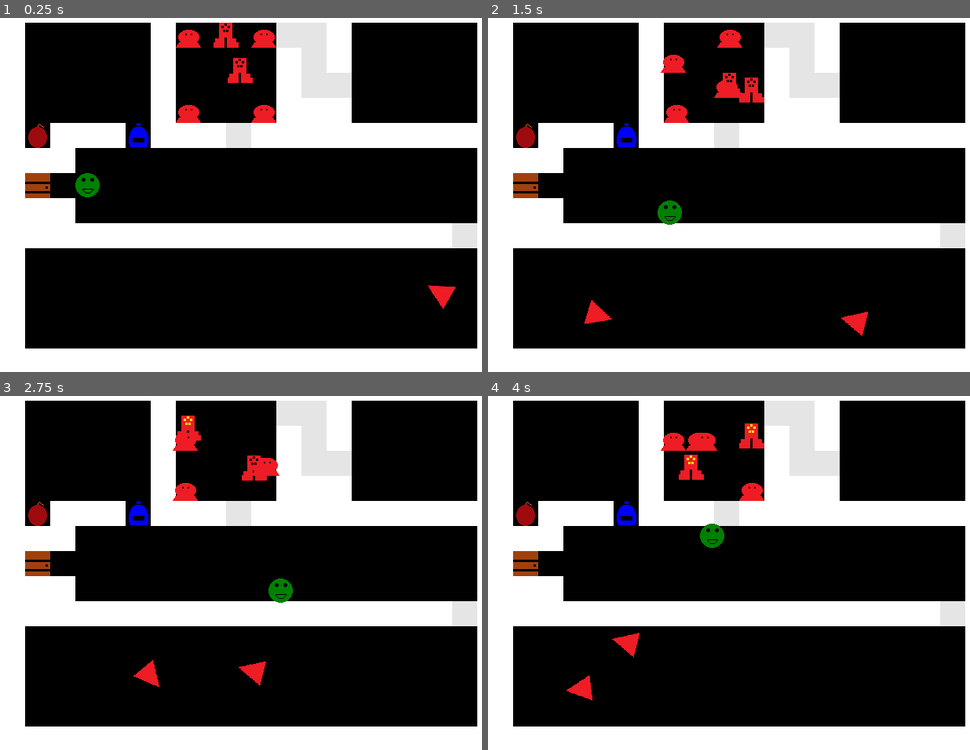
Above: before the commit, frames 1-4 (two rows, left to right).
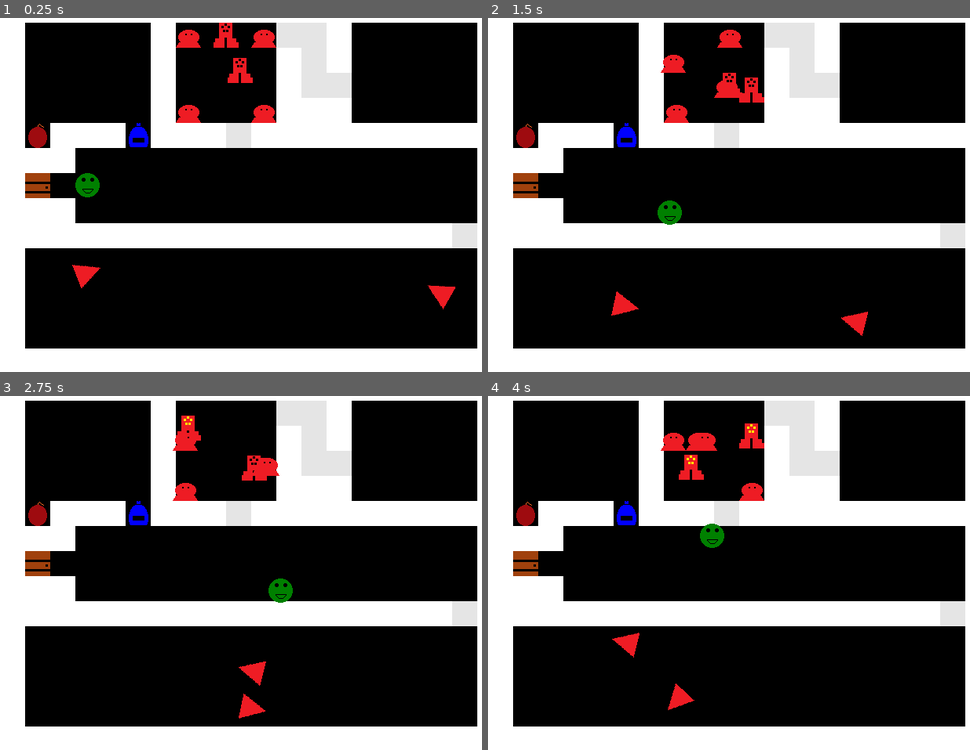
Above: after the commit, the same moments.

Repository: andOlga/game-off-2024
Game: Godot game, scene res://rooms/r4.tscn
Two runs of this game, one before a commit and one after it. Both use one fixed random seed, a clock stepped at 60 frames per second and the inputs below. This scene is started directly instead of the project's main scene. Sound files missing from this copy of the repository are replaced by a short silence.
Inputs:
- Up to frame 1 (0.25 s): no input
- Up to frame 2 (1.5 s): tap Enter (action_pause) at 0.5 s; hold Right (move_right) 0.53-1.28 s; tap X (action_item) at 0.6 s; hold Down (move_down) from 1.28 s (still down); tap Space (action_select) at 1.35 s
- Up to frame 3 (2.75 s): release Down (move_down) at 2.03 s; hold Right (move_right) from 2.03 s (still down); tap Z (action_sword) at 2.1 s
- Up to frame 4 (4 s): release Right (move_right) at 2.78 s; hold Up (move_up) 2.78-3.53 s; tap X (action_item) at 2.85 s; hold Left (move_left) from 3.53 s (still down); tap Space (action_select) at 3.6 s

The runs differ from the first frame. In frame 1, 0.2% of the frame differs, in the area x 14-21%, y 69-77%; in frame 2, 0.4%, in the area x 20-32%, y 77-87%; in frame 3, 0.4%; in frame 4, 0.4%.

Commit message:
Fix flyer flying out of the room (heh)

Diff:
--- a/rooms/r4.tscn
+++ b/rooms/r4.tscn
@@ -81,7 +81,7 @@
 curve = SubResource("Curve2D_lk057")
 
 [node name="Flyer" parent="." instance=ExtResource("11_ixif8")]
-position = Vector2(32, 320)
+position = Vector2(64, 352)
 
 [node name="Flyer2" parent="." instance=ExtResource("11_ixif8")]
 position = Vector2(576, 416)
